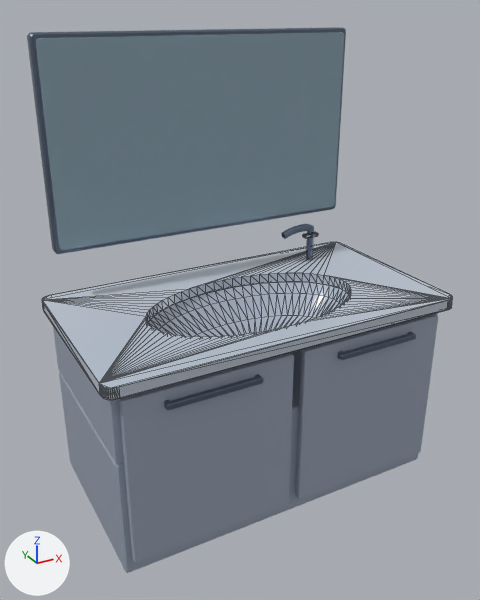
The glTF model homeos/frontend/public/static/3d-studio/models/家居/卫浴用品/台盆.glb as it was, and as the next commit left it.
Both versions are drawn from a camera (50 mm lens) standing at (-0.744, -1.31, 1.187) and looking at (-0.026, -0.004, 0.534). Lighting does not change. The marker at lower left points along +X, +Y and +Z. The older version comes first. Mesh edges are drawn as thin lines on the coarser meshes. Where no turn or scale is listed for an object, it has been applied to the vertices. Vertices at exactly the same position are counted once.

Objects in the first picture: 'accent', 'body', 'dark', 'glass', 'light', 'soft'.
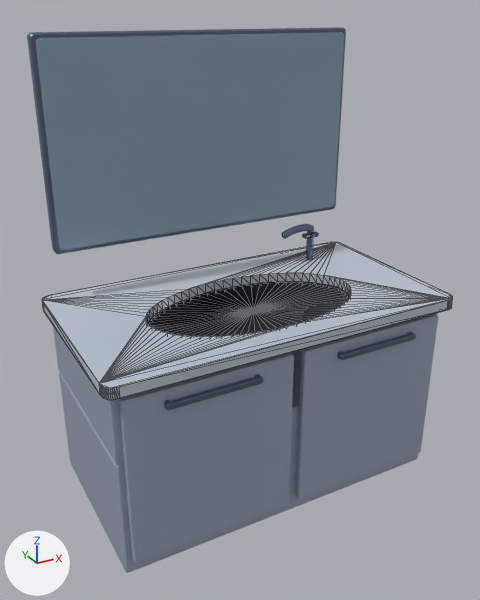
The change, as a list of edits to the scene's bpy script:
```text
Change me_soft:
    used by ob_soft; location = (0.0, 0.0, 0.0)
    remove me_soft.from_pydata(...)  # 261 vertices, 448 faces; spans x -0.272..0.272, y -0.183..0.133, z 0.391..0.507
    add me_soft.from_pydata(...)  # 262 vertices, 512 faces; spans x -0.272..0.272, y -0.183..0.133, z 0.391..0.507
    me_soft part 1
    1 vertex is added at (0.0, -0.025, 0.507)
    64 new faces join them
```

Boxes (x1, y1, x2, y2) around the edits, measured in the pictures (480 x 600 px):
part 1 of me_soft, added (pale blue)
    after: (148, 282, 350, 337)
